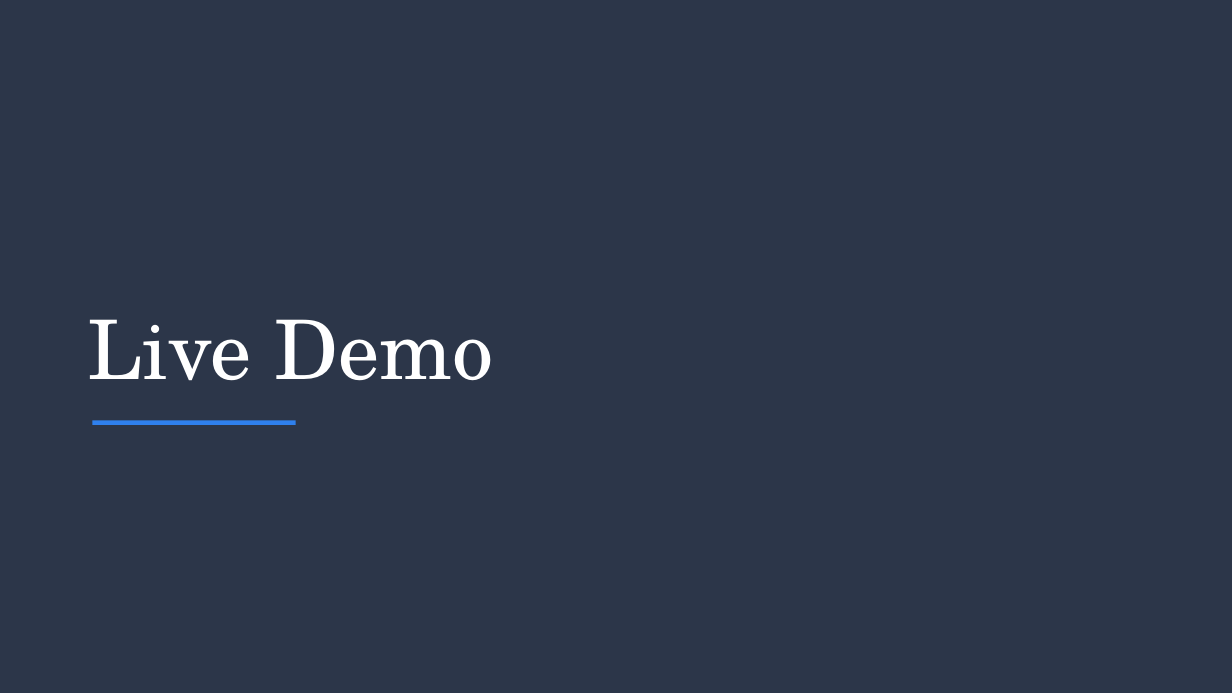
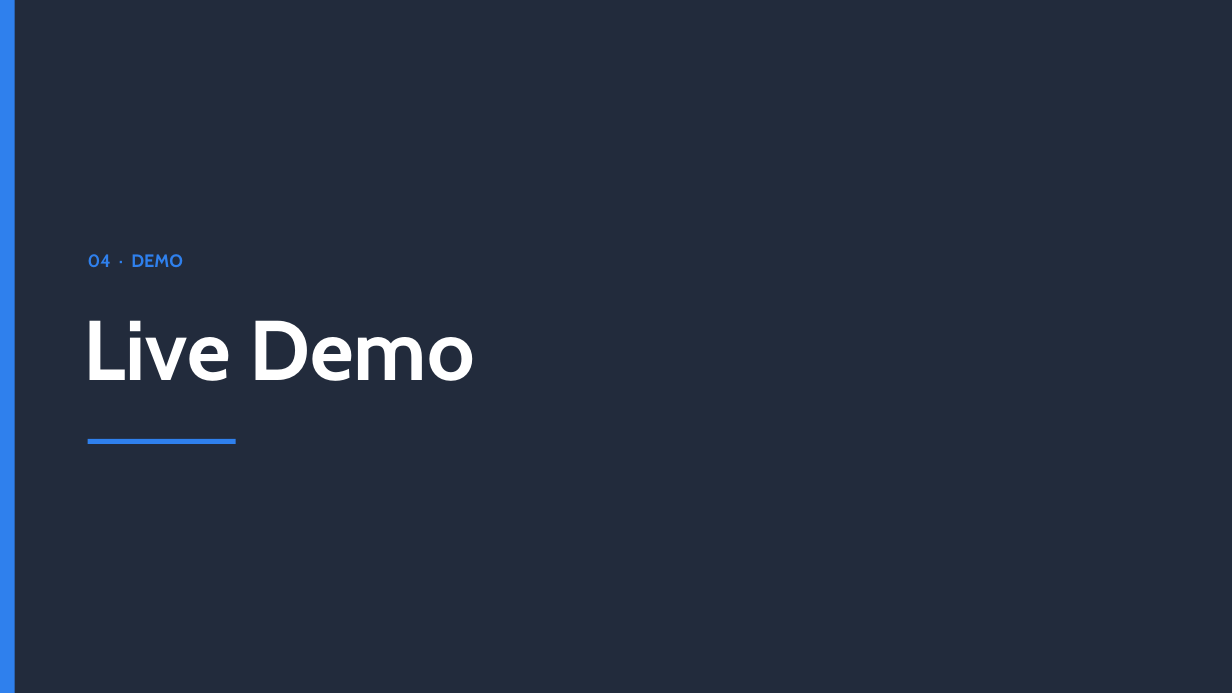
Before and after one commit to 2526-4ahitm-itp/2526-4ahitm-easypilot, a slide deck: slide 4 of docs/presentation-ios/EasyPilot-iOS.pptx. Drawn at 1232x693 pixels with LibreOffice and Linux fonts; fonts in the diff are those of the drawing. Boxes give left, top, right and bottom in pixels: in the first picture for what was removed or moved away, otherwise in the second. Text is boxed around its words. In the diff, an @@ line names an element or a change of style, - is before the commit and + after.

```diff
--- a/docs/presentation-ios/EasyPilot-iOS.pptx
+++ b/docs/presentation-ios/EasyPilot-iOS.pptx
@@ rectangle at (0, 0, 1232, 693): fill #2C3649 to #222B3C @@
@@ rectangle added at (0, 0, 15, 693), fill #2F80ED @@
@@ text added at (88, 254, 183, 267), 14 pt, text #2F80ED, bold @@
+04 · DEMO
@@ text "Live Demo" at (83, 320, 475, 381): size 64 to 66 pt, font TeX Gyre Schola to Cabin, bold on; vertical alignment middle to top @@
@@ rectangle: place and size @@
-rectangle at (92, 421, 296, 425)
+rectangle at (88, 439, 236, 445)
```
Also in this commit, not shown: 2 other slides changed, 1 slide added, 1 slide removed, 3 other files.
